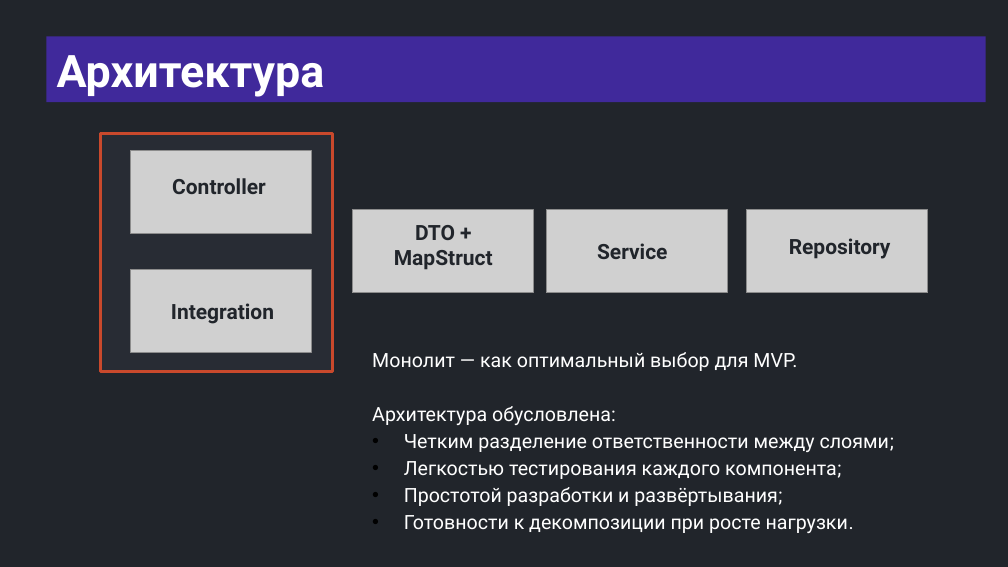
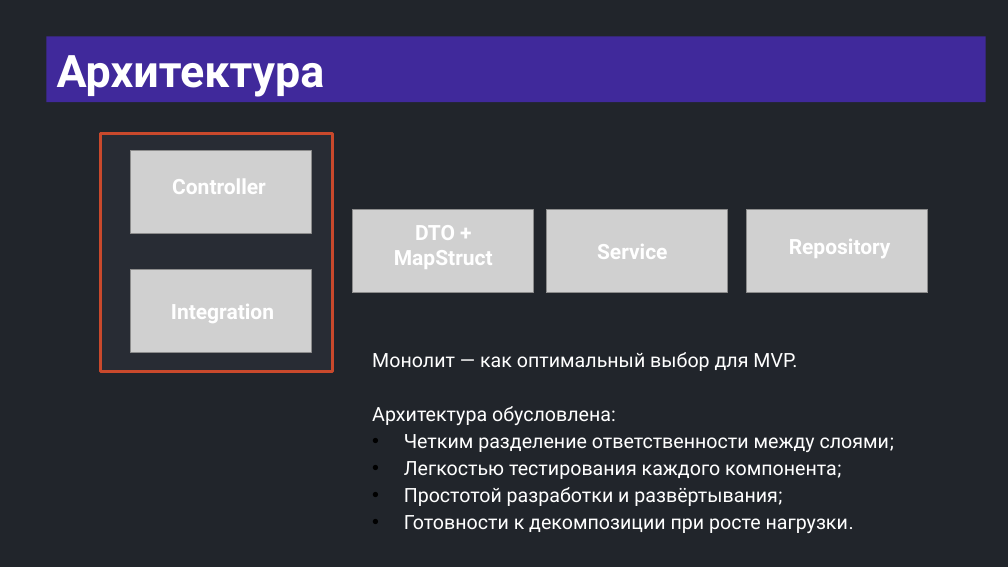
Before and after one commit to semusv/Bank_analyzer, a slide deck: slide 8 of bank_analyzer.pptx. Drawn at 1008x567 pixels with LibreOffice and Linux fonts; fonts in the diff are those of the drawing; grey boxes stand for pictures. Boxes give left, top, right and bottom in pixels: in the first picture for what was removed or moved away, otherwise in the second. Text is boxed around its words. In the diff, an @@ line names an element or a change of style, - is before the commit and + after.

```diff
--- a/bank_analyzer.pptx
+++ b/bank_analyzer.pptx
@@ text colour #21252B to #FFFFFF in 5 elements at box(172, 179, 266, 194), box(597, 244, 667, 259), box(394, 225, 493, 269), box(789, 239, 891, 258), box(171, 304, 274, 323) @@
```
Also in this commit, not shown: 21 other slides changed, 3 slides added, 35 slides removed, 14 other files.
